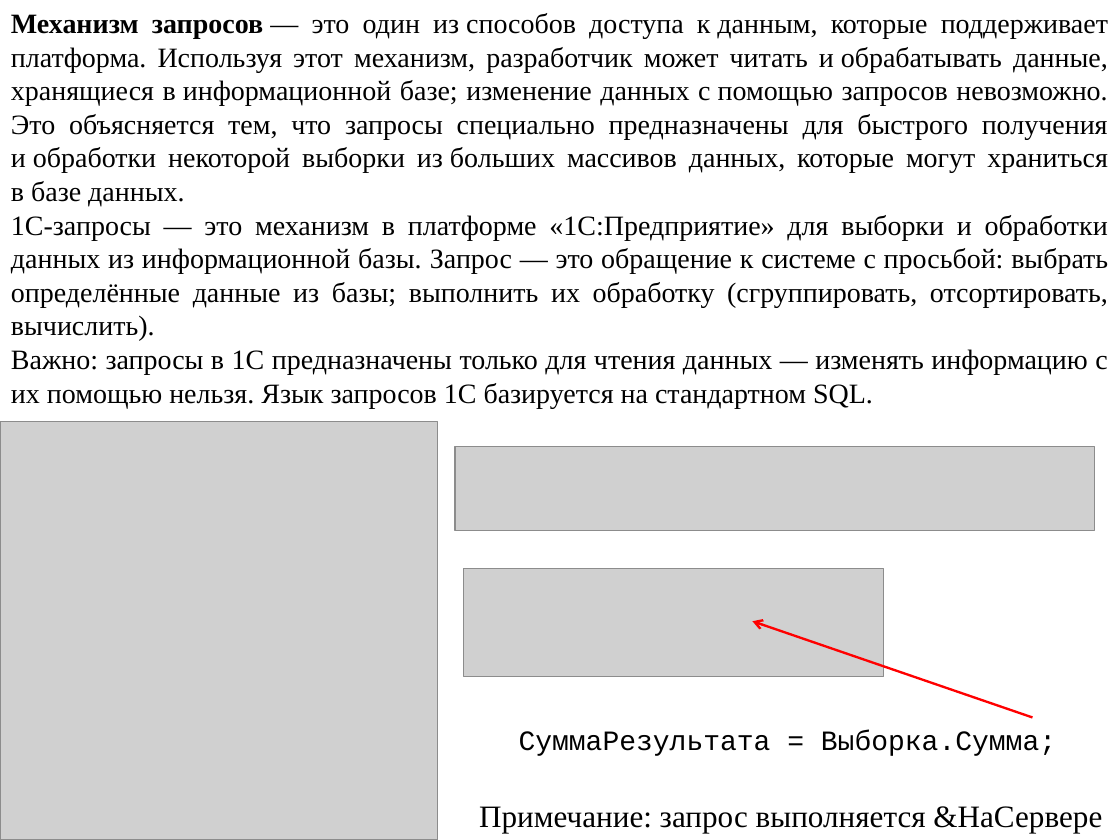
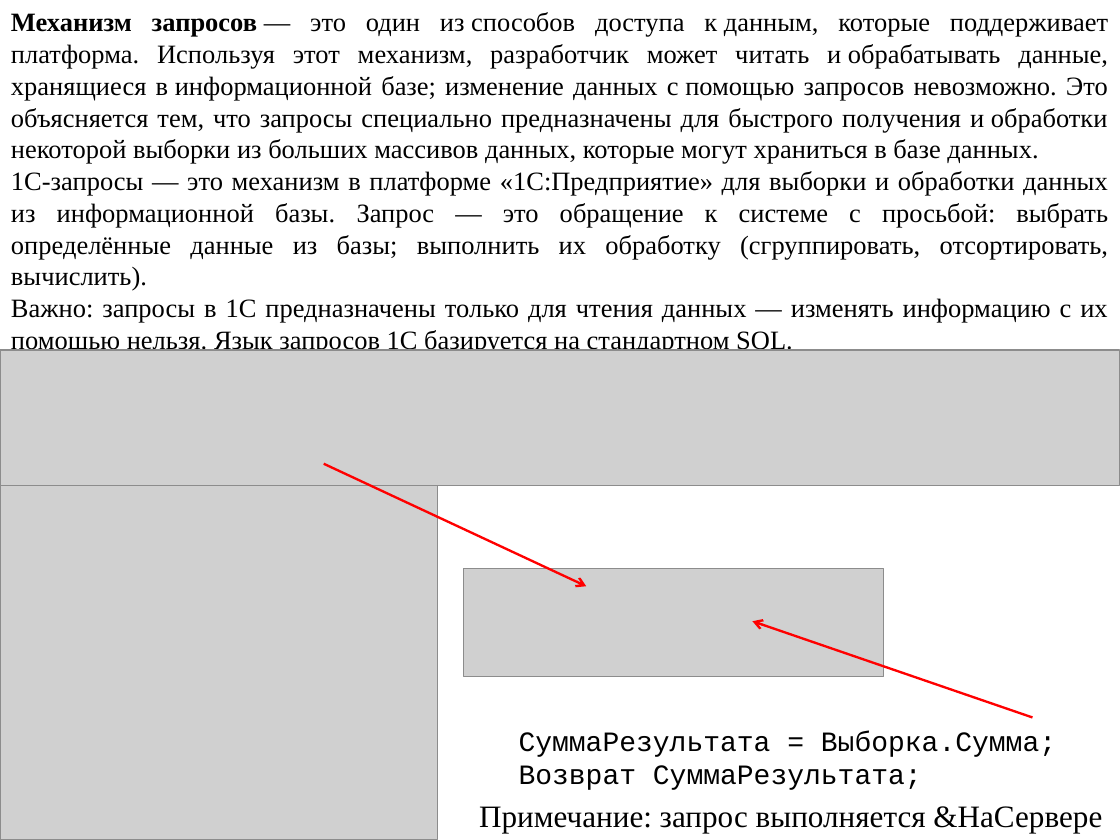
Before and after one commit to mbdatateach/site, a slide deck: slide 4 of 1С_Предприятие/практика 3.pptx. Drawn at 1120x840 pixels with LibreOffice and Linux fonts; fonts in the diff are those of the drawing; grey boxes stand for pictures. Boxes give left, top, right and bottom in pixels: in the first picture for what was removed or moved away, otherwise in the second. Text is boxed around its words. In the diff, an @@ line names an element or a change of style, - is before the commit and + after.

```diff
--- a/1С_Предприятие/практика 3.pptx
+++ b/1С_Предприятие/практика 3.pptx
@@ text "Механизм запросов — это один ..." at box(11, 12, 1108, 355): size 18 to 17 pt @@
@@ picture added at box(0, 349, 1120, 485) @@
@@ picture removed at box(455, 446, 1094, 530) @@
@@ picture: place and size @@
-picture at box(0, 421, 438, 840)
+picture at box(0, 473, 438, 840)
@@ arrow added from (324, 464) to (586, 586), #FF0000 1.5 pt @@
@@ text at box(519, 765, 922, 790): paragraph added @@
+Возврат СуммаРезультата;
```
Also in this commit, not shown: 1 other slide changed, 14 other files.
